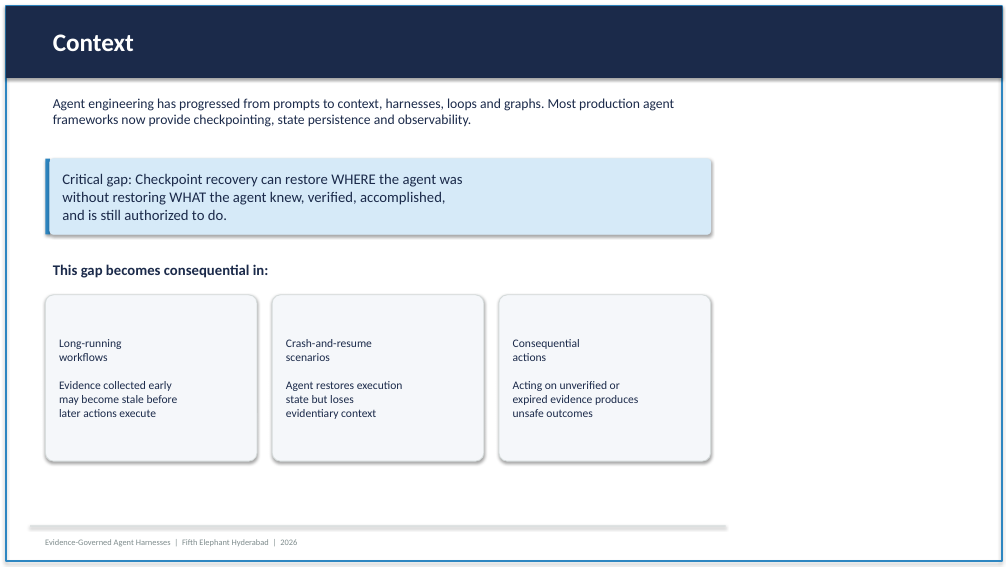
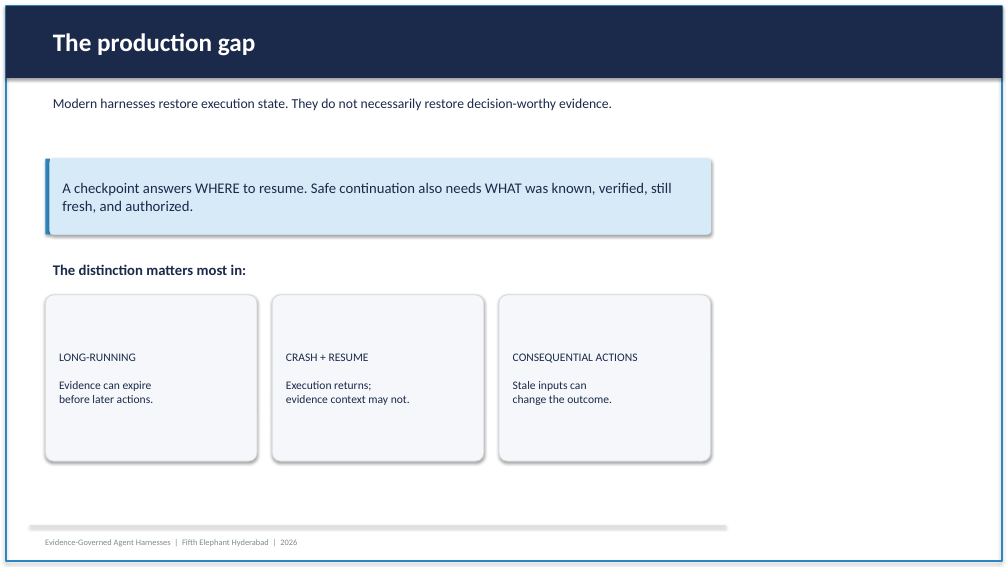
Before and after one commit to khshaik/agentic-systems, a slide deck: slide 2 of eagh/resources/documents/cfp/egah_fifth_elephant_cfp_v2.pptx (slide 3 before the commit). Drawn at 1008x567 pixels with LibreOffice and Linux fonts; fonts in the diff are those of the drawing. Boxes give left, top, right and bottom in pixels: in the first picture for what was removed or moved away, otherwise in the second. Text is boxed around its words. In the diff, an @@ line names an element or a change of style, - is before the commit and + after.

```diff
--- a/eagh/resources/documents/cfp/egah_fifth_elephant_cfp_v2.pptx
+++ b/eagh/resources/documents/cfp/egah_fifth_elephant_cfp_v2.pptx
@@ text at box(53, 33, 255, 56): text changed @@
-Context
+The production gap
@@ text at box(53, 98, 612, 110): text changed @@
-Agent engineering has progressed from prompts to context, harnesses, loops and graphs. Most production agent frameworks now provide checkpointing, state persistence and observability.
+Modern harnesses restore execution state. They do not necessarily restore decision-worthy evidence.
@@ text in rounded rectangle at box(62, 182, 672, 213): text changed @@
-Critical gap: Checkpoint recovery can restore WHERE the agent was
-without restoring WHAT the agent knew, verified, accomplished,
-and is still authorized to do.
+A checkpoint answers WHERE to resume. Safe continuation also needs WHAT was known, verified, still fresh, and authorized.
@@ text at box(53, 264, 247, 275): text changed @@
-This gap becomes consequential in:
+The distinction matters most in:
@@ text in rounded rectangle at box(59, 353, 154, 403): text changed @@
-Long-running
-workflows
-Evidence collected early
-may become stale before
-later actions execute
+LONG-RUNNING
+Evidence can expire
+before later actions.
@@ text in rounded rectangle at box(286, 353, 410, 405): text changed @@
-Crash-and-resume
-scenarios
-Agent restores execution
-state but loses
-evidentiary context
+CRASH + RESUME
+Execution returns;
+evidence context may not.
@@ text in rounded rectangle at box(513, 353, 638, 405): text changed @@
-Consequential
-actions
-Acting on unverified or
-expired evidence produces
-unsafe outcomes
+CONSEQUENTIAL ACTIONS
+Stale inputs can
+change the outcome.
```
Also in this commit, not shown: 6 other slides changed, 7 slides removed, 7 other files.
